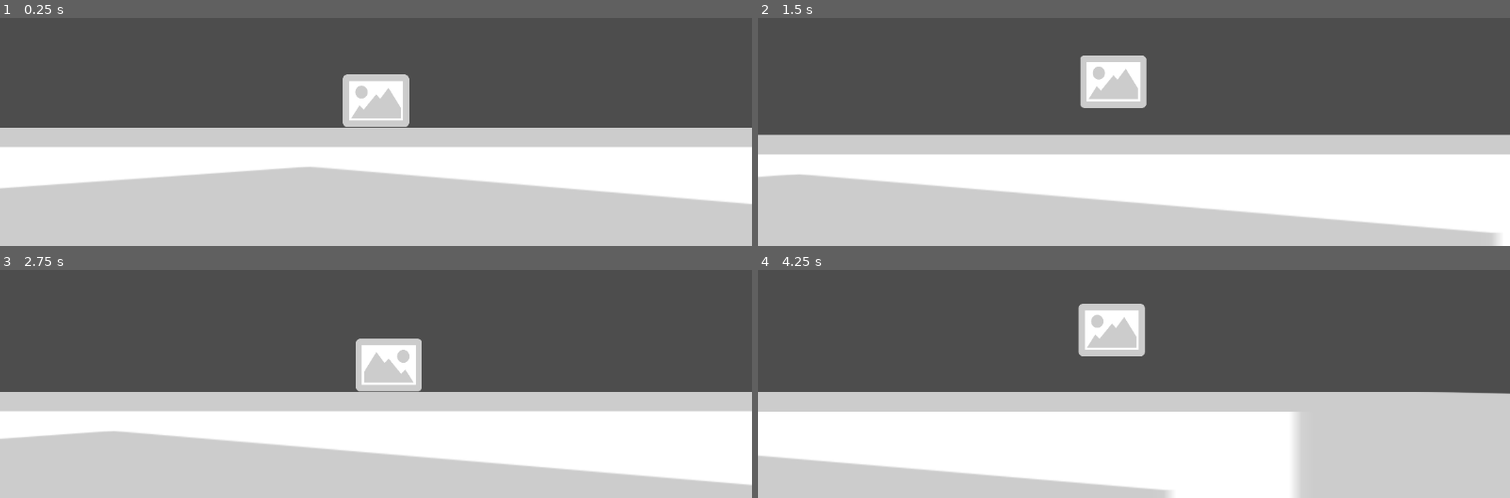
Above: before the commit, frames 1-4 (two rows, left to right).
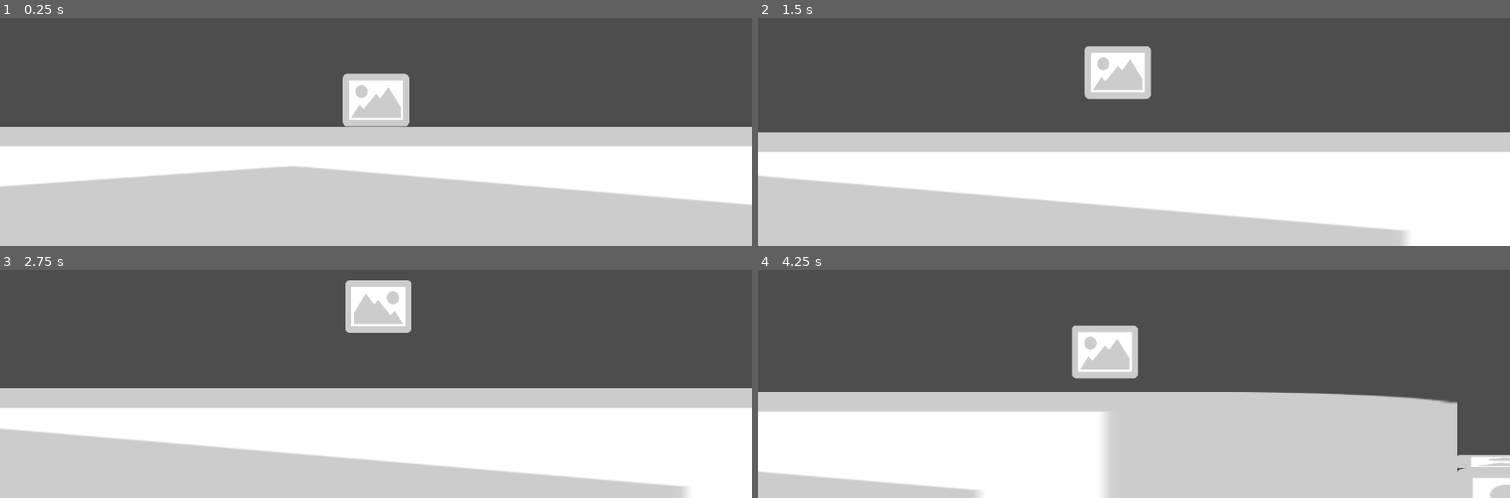
Above: after the commit, the same moments.

Repository: sesameeseed/Empty-Eggs
Game: Godot game, scene res://Level 1.tscn
Two runs of this game, one before a commit and one after it. Both use one fixed random seed, a clock stepped at 60 frames per second and the inputs below.
Inputs:
- Up to frame 1 (0.25 s): no input
- Up to frame 2 (1.5 s): tap Enter at 0.5 s; hold Right (ui_right) from 0.53 s (still down); tap Z (dash_attack, bound only after the commit) at 0.6 s; tap Up (ui_up) at 0.77, 0.8, 1.07, 1.35 s
- Up to frame 3 (2.75 s): tap Up (ui_up) at 1.52, 1.82, 2.3 s; tap Z (dash_attack, bound only after the commit) at 1.55, 2.1 s; release Right (ui_right) at 2.03 s; hold Left (ui_left) from 2.03 s (still down)
- Up to frame 4 (4.25 s): release Left (ui_left) at 2.78 s; hold Right (ui_right) from 2.78 s (still down); tap Z (dash_attack, bound only after the commit) at 2.85 s; tap Up (ui_up) at 3.02, 3.32, 3.6, 3.77, 4.07 s

The runs differ from the first frame. In frame 1, 0.9% of the frame differs, in the area x 0-100%, y 24-75%; in frame 2, 6.6%; in frame 3, 10%; in frame 4, 18%, in the area x 0-100%, y 14-100%.

Commit message:
added dash attack, problems with glide
sometimes when gliding the player just has a bigger jump instead of gliding

Diff:
--- a/Level 1.tscn
+++ b/Level 1.tscn
@@ -82,7 +82,7 @@
 scale = Vector2(4.46821, 3.66719)
 
 [node name="Node2D" parent="." instance=ExtResource("1_d481v")]
-position = Vector2(-25, 405)
+position = Vector2(0, 406)
 
 [node name="Node2D5" parent="." instance=ExtResource("2_1bjai")]
 position = Vector2(4828, 234)
--- a/Player.gd
+++ b/Player.gd
@@ -10,6 +10,11 @@
 var timer
 var can_take_damage = true
 var sprite
+var egg_count = 2
+var can_dash = true
+var can_move = true
+var gravity_multiplier = 1
+var up_count = 0
 
 
 func _ready():
@@ -20,20 +25,38 @@
 
 func _physics_process(delta):
 	# Add gravity
-	velocity.y += gravity * delta
+	velocity.y += gravity * delta * gravity_multiplier
+
+	# dash attack
+	if Input.is_action_just_pressed("dash_attack"):
+		if egg_count > 0:
+			can_move = false
+			dash_attack()
 
 	# Handle movement
-	if Input.is_action_just_pressed("ui_up") and is_on_floor():
-		velocity.y = JUMP_VELOCITY
-	if Input.is_action_pressed("ui_left"):
-		velocity.x = -SPEED
-	elif Input.is_action_pressed("ui_right"):
-		velocity.x = SPEED
-	else:
-		velocity.x = lerpf(velocity.x, 0, 0.1)
+	if Input.is_action_just_released("ui_up"):
+		up_count += 1
+	if is_on_floor():
+		up_count = 0
+		if Input.is_action_just_pressed("ui_up"):
+			velocity.y = JUMP_VELOCITY
+	elif up_count > 0 and egg_count > 1:
+		if Input.is_action_just_pressed("ui_up"):
+			up_count += 1
+			velocity.y  = 0
+			gravity *= 0.2
+		elif up_count > 1 and Input.is_action_just_released("ui_up"):
+			gravity = ProjectSettings.get_setting("physics/2d/default_gravity")
+
+	if can_dash:
+		if Input.is_action_pressed("ui_left"):
+			velocity.x = -SPEED
+		elif Input.is_action_pressed("ui_right"):
+			velocity.x = SPEED
+	velocity.x = lerpf(velocity.x, 0, 0.1)
 	move_and_slide()
 
-	# Flip sprite
+	# Flip sprite (true = left, false = right)
 	if velocity.x < 0:
 		sprite.flip_h = true
 		$Camera2D.drag_horizontal_offset = -1
@@ -50,18 +73,30 @@
 func take_damage(damage_en):
 	if can_take_damage:
 		can_take_damage = false
-		timer.start()
+		$DamageTimer.start()
 		health -= damage_en
 		if health <= 0:
-			queue_free()
+			get_tree().reload_current_scene()
 		print('Player lost ' + str(damage_en) + ' health')
+
+# dash attack
+func dash_attack():
+	if can_dash:
+		can_dash = false
+		$DashTimer.start()
+		velocity.x = 12 * SPEED * (0.5 - int(sprite.flip_h))
+		print(velocity.x)
 
 func _on_damage_timer_timeout():
 	can_take_damage = true
 
+func _on_dash_timer_timeout():
+	can_dash = true
+
 # End game when player hits spikes
 func _on_hitbox_body_entered(body):
 	if body == $"../spikes":
-		queue_free()
+		get_tree().reload_current_scene()
 	if body == $"../egg":
+		egg_count += 1
 		print("game done")
--- a/Player.tscn
+++ b/Player.tscn
@@ -43,5 +43,9 @@
 drag_left_margin = 0.4
 drag_right_margin = 0.4
 
+[node name="DashTimer" type="Timer" parent="."]
+wait_time = 0.5
+
 [connection signal="body_entered" from="Hitbox" to="." method="_on_hitbox_body_entered"]
 [connection signal="timeout" from="DamageTimer" to="." method="_on_damage_timer_timeout"]
+[connection signal="timeout" from="DashTimer" to="." method="_on_dash_timer_timeout"]
--- a/enemy.gd
+++ b/enemy.gd
@@ -19,6 +19,9 @@
 	elif velocity.x > 0:
 		$Sprite2D.flip_h = false
 
-# deal damage to player
+# get attacked/deal damage to player
 func _on_area_2d_body_entered(body):
-	body.take_damage(DAMAGE)
+	if not body.can_dash:
+		queue_free()
+	else:
+		body.take_damage(DAMAGE)
--- a/project.godot
+++ b/project.godot
@@ -14,3 +14,11 @@
 run/main_scene="res://Level 1.tscn"
 config/features=PackedStringArray("4.2", "Forward Plus")
 config/icon="res://icon.svg"
+
+[input]
+
+dash_attack={
+"deadzone": 0.5,
+"events": [null, Object(InputEventKey,"resource_local_to_scene":false,"resource_name":"","device":0,"window_id":0,"alt_pressed":false,"shift_pressed":false,"ctrl_pressed":false,"meta_pressed":false,"pressed":false,"keycode":0,"physical_keycode":90,"key_label":0,"unicode":0,"echo":false,"script":null)
+]
+}
